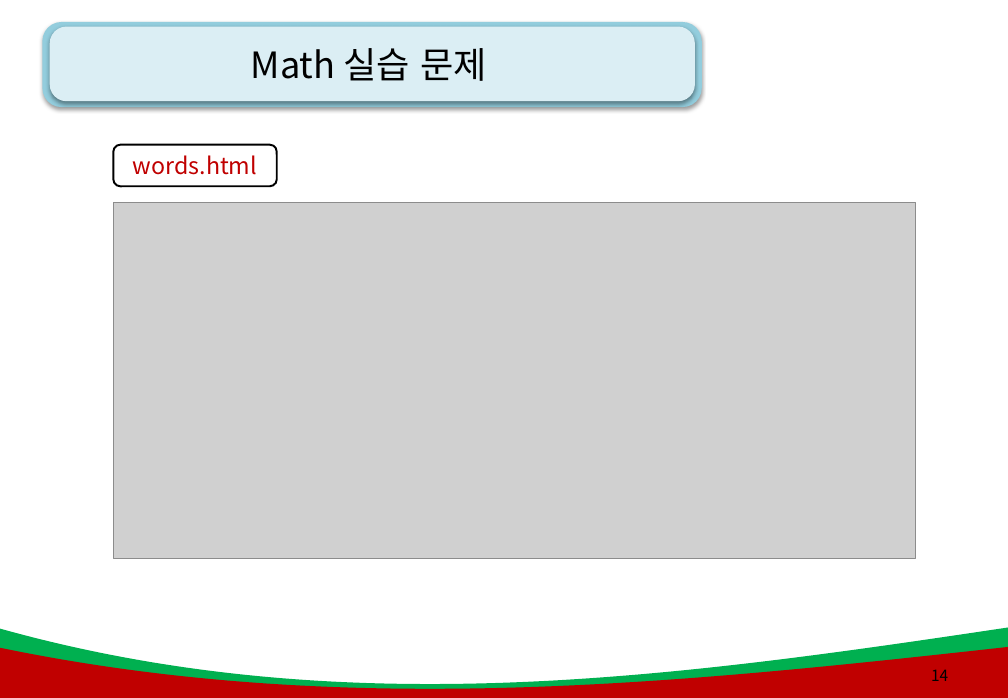
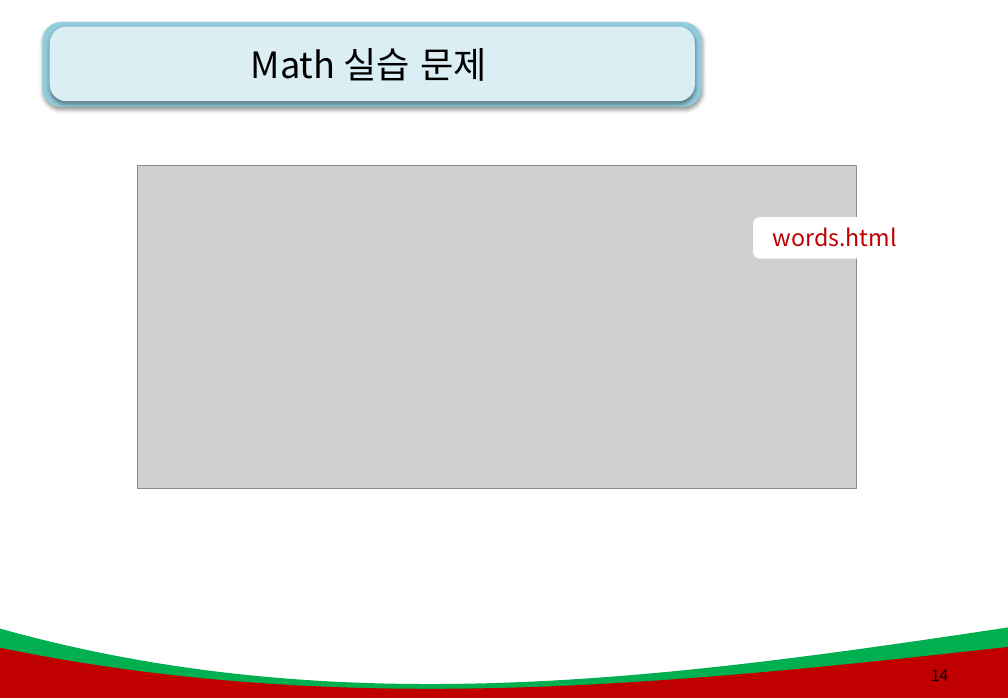
Before and after one commit to AhNyx/js_works, a slide deck: slide 14 of green_project_web/js_ppt/6강. js_객체(오브젝트).pptx. Drawn at 1008x698 pixels with LibreOffice and Linux fonts; fonts in the diff are those of the drawing; grey boxes stand for pictures; background and template pictures are left out. Boxes give left, top, right and bottom in pixels: in the first picture for what was removed or moved away, otherwise in the second. Text is boxed around its words. In the diff, an @@ line names an element or a change of style, - is before the commit and + after.

```diff
--- a/green_project_web/js_ppt/6강. js_객체(오브젝트).pptx
+++ b/green_project_web/js_ppt/6강. js_객체(오브젝트).pptx
@@ picture: place and size @@
-picture at box(114, 203, 916, 558)
+picture at box(138, 166, 857, 488)
@@ rounded rectangle "words.html": place and size @@
-rounded rectangle "words.html" at box(114, 144, 277, 186)
+rounded rectangle "words.html" at box(753, 217, 917, 259)
@@ rounded rectangle "words.html" at box(753, 217, 917, 259): outline #000000 1.5 pt to none @@
```
Also in this commit, not shown: 10 other slides changed, 2 slides added, 21 other files.
